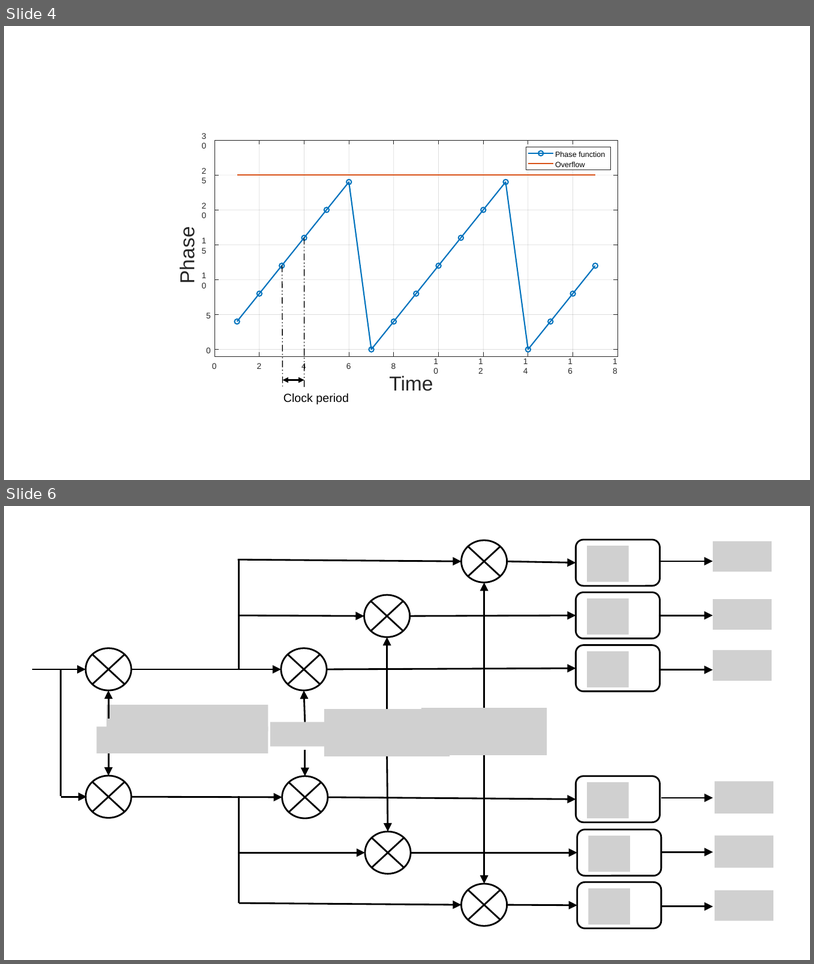
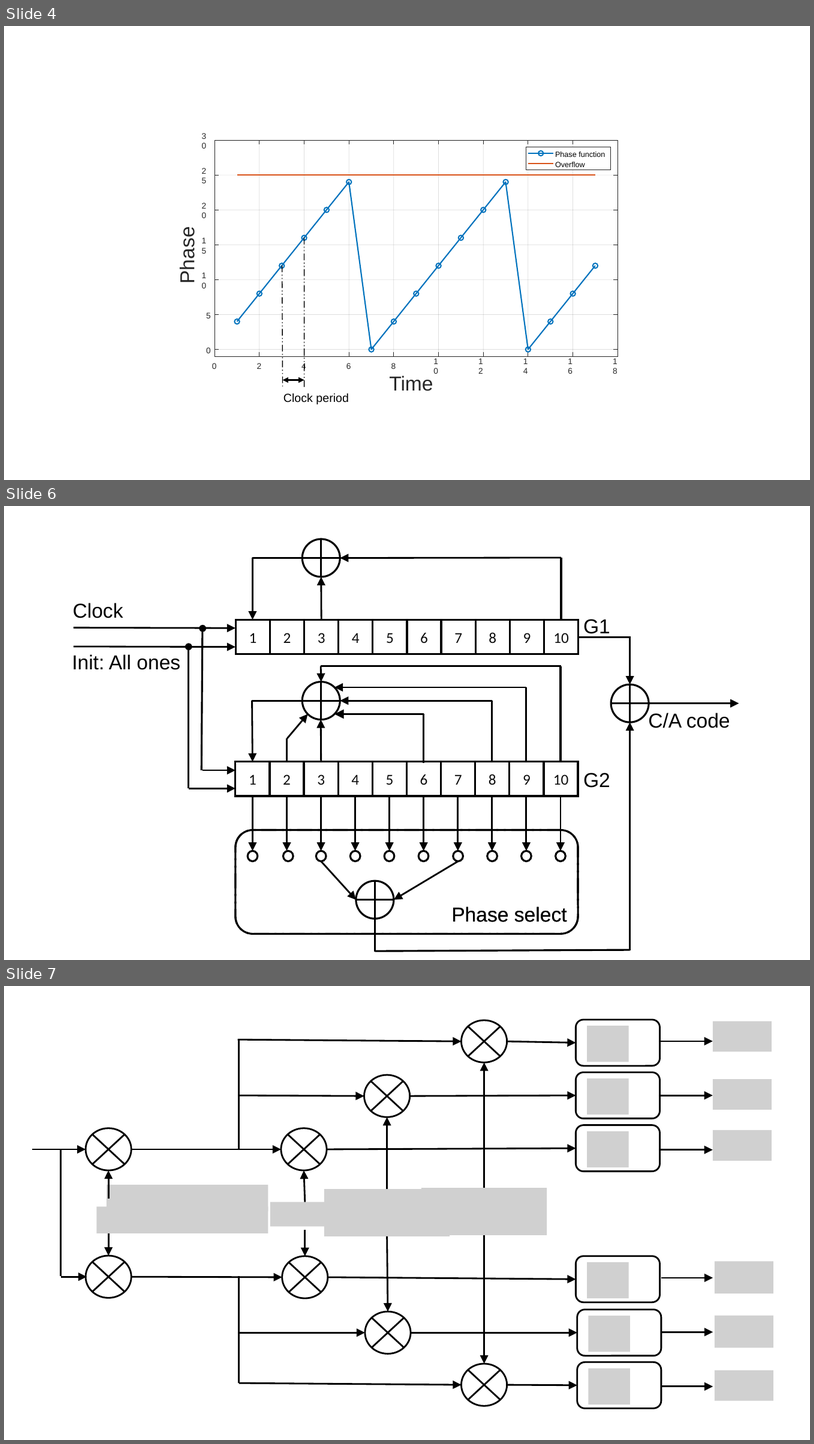
Before and after one commit to BenjiaH/MSc-Project, a slide deck: Final dissertation/_IMAGES/PPT2SVG/PPT2SVG.pptx. Shown one above the other, each under a label of ours: slides 4 and 6 before the commit, slides 4, 6 and 7 after it; the slides between them are not shown. The pictures are 814x964 and 814x1444 pixels, drawn with LibreOffice and Linux fonts; fonts in the diff are those of the drawing; grey boxes stand for pictures. Boxes give left, top, right and bottom in pixels: in the first picture for what was removed or moved away, otherwise in the second. Text is boxed around its words. In the diff, an @@ line names an element or a change of style, - is before the commit and + after.

```diff
--- a/Final dissertation/_IMAGES/PPT2SVG/PPT2SVG.pptx
+++ b/Final dissertation/_IMAGES/PPT2SVG/PPT2SVG.pptx
@@ slide 6 added at (x1=4, y1=506, x2=810, y2=960), background #FFFFFF @@
@@ group added at (x1=72, y1=539, x2=740, y2=951): 29 arrows, 22 lines, 20 rectangles, 16 ellipses, 5 texts, 2 rounded rectangles @@
+Phase select
+1
+2
+3
+4
+5
+6
+7
+8
+9
+10
+1
+2
+3
+4
+5
+6
+7
+8
+9
+10
+Clock
+Init: All ones
+C/A code
+Phase select
+G1
+G2
@@ what was slide 6 is now slide 7 @@
```
Also in this commit, not shown: 1 slide changed, 5 other files.
